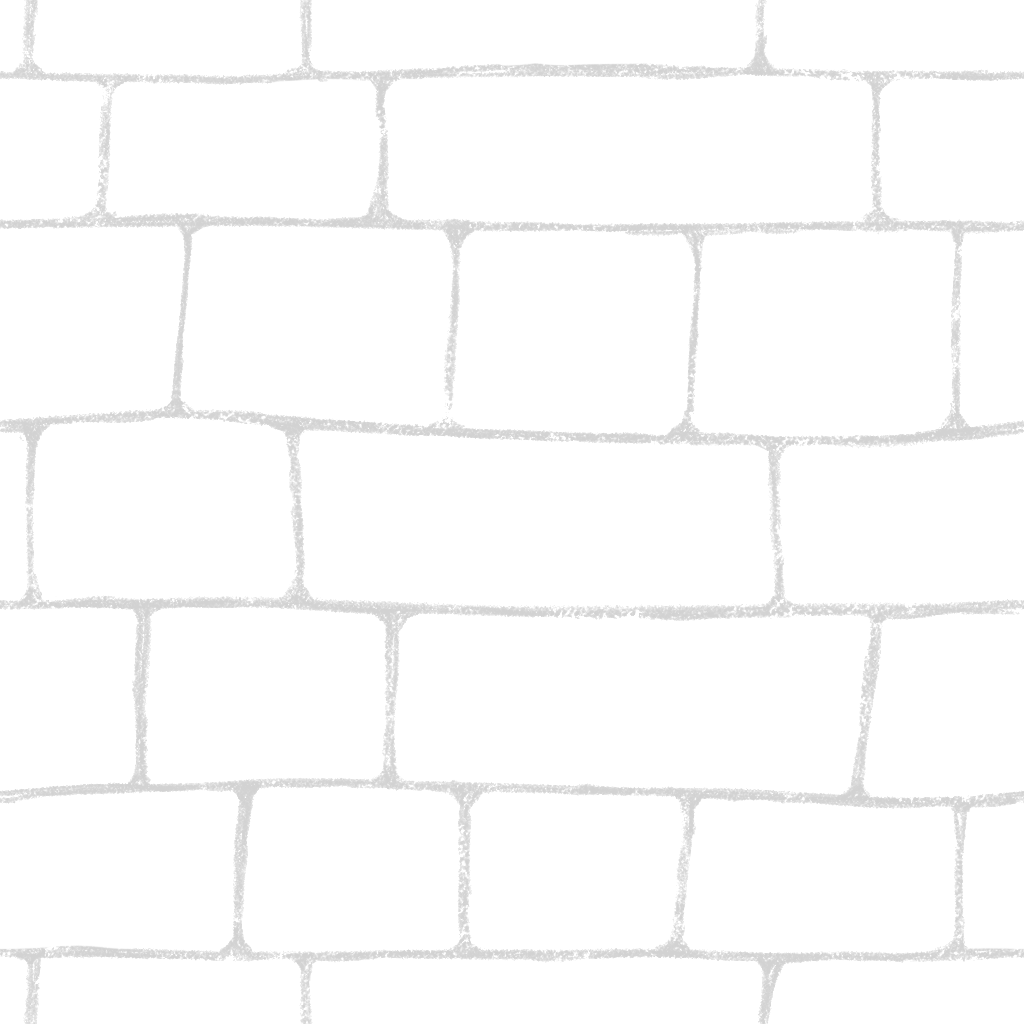
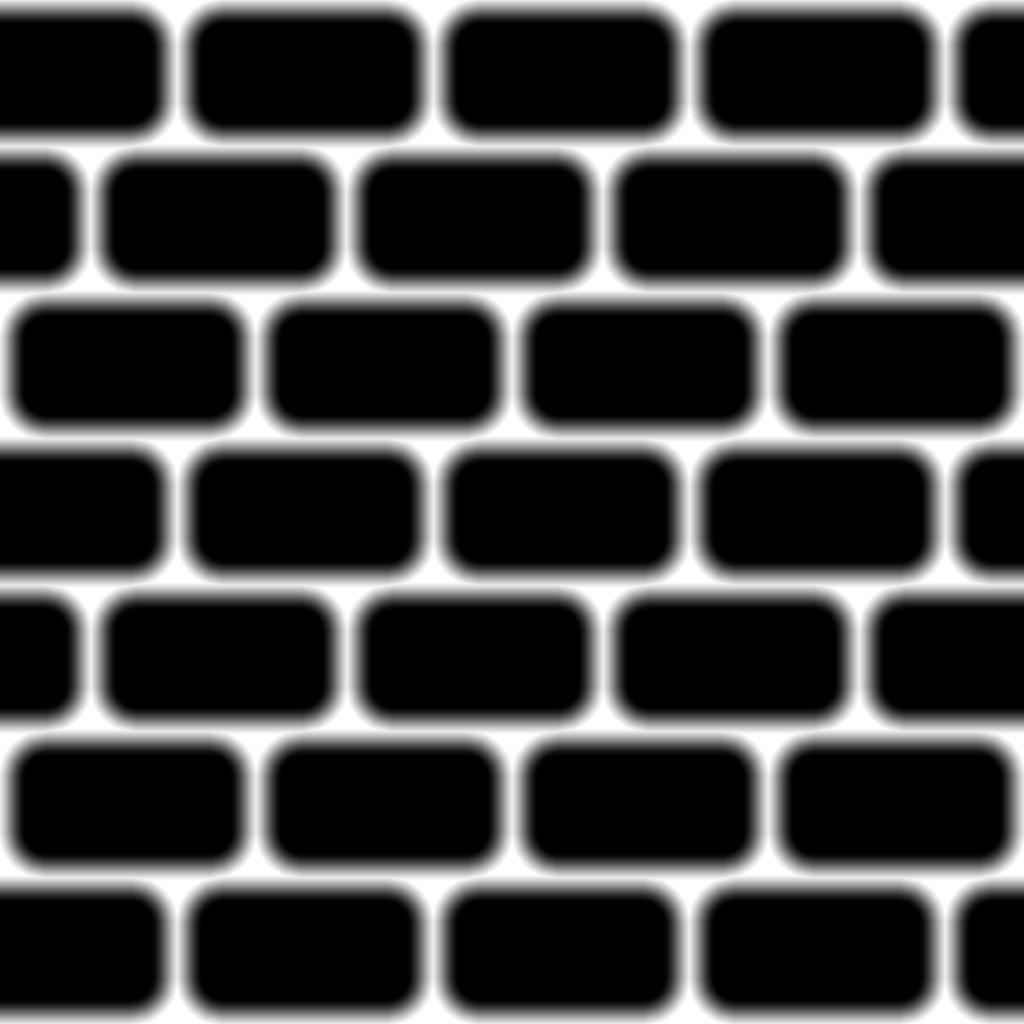
Layer changes from the first (1024, 1024) image to the second:
added layer "MossMask" above "Fond 1" over [0, 27, 1024, 997]
added layer "Fond 1" above "Moss" over [0, 0, 1024, 1024]
hid "Moss White" over [0, 0, 1024, 1024]
